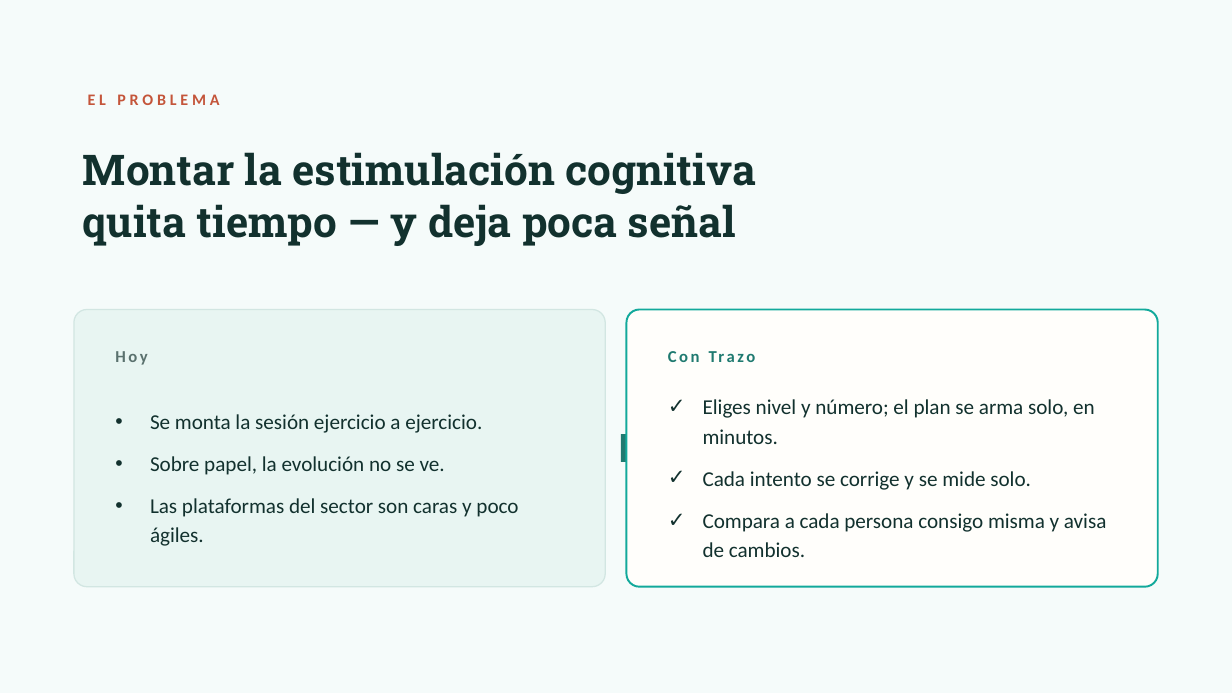
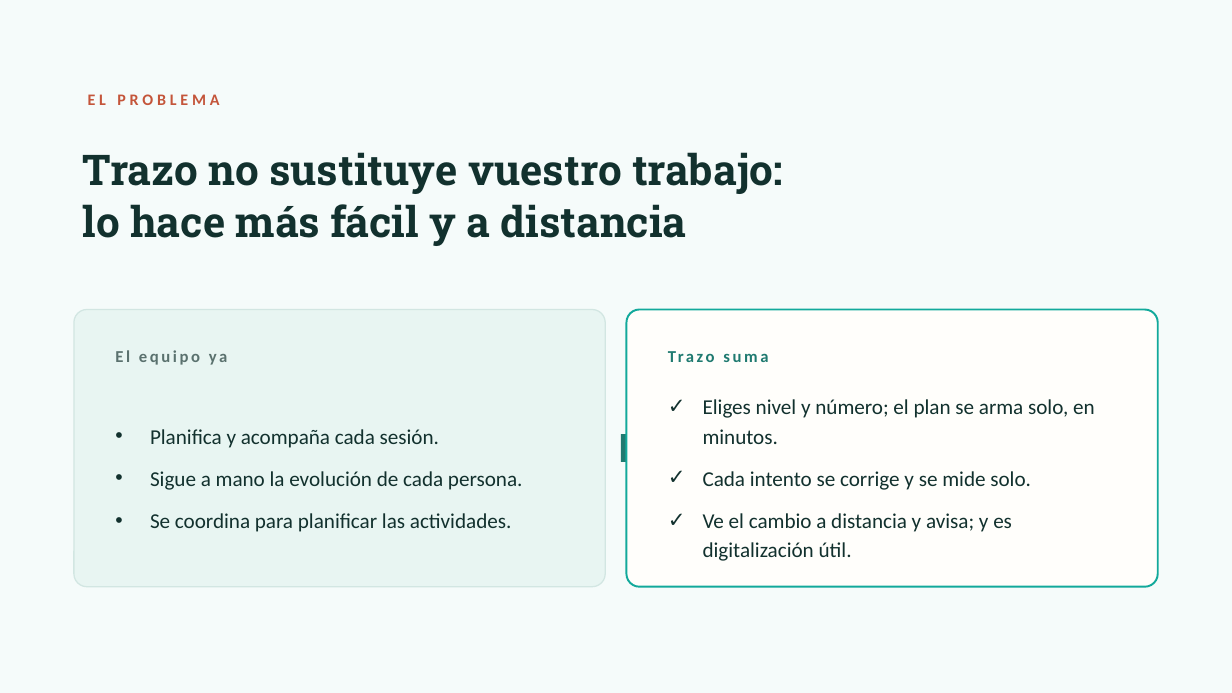
Before and after one commit to Sausf93/Trazo, a slide deck: slide 2 of docs/Trazo-Presentacion.pptx. Drawn at 1232x693 pixels with LibreOffice and Linux fonts; fonts in the diff are those of the drawing. Boxes give left, top, right and bottom in pixels: in the first picture for what was removed or moved away, otherwise in the second. Text is boxed around its words. In the diff, an @@ line names an element or a change of style, - is before the commit and + after.

```diff
--- a/docs/Trazo-Presentacion.pptx
+++ b/docs/Trazo-Presentacion.pptx
@@ text at [83,152,783,246]: text changed @@
-Montar la estimulación cognitiva
-quita tiempo — y deja poca señal
+Trazo no sustituye vuestro trabajo:
+lo hace más fácil y a distancia
@@ text at [115,350,227,365]: text changed @@
-Hoy
+El equipo ya
@@ text at [659,337,1029,374]: text changed @@
-Con Trazo
+Trazo suma
@@ text at [150,429,522,532]: text changed @@
-• Se monta la sesión ejercicio a ejercicio.
-• Sobre papel, la evolución no se ve.
-• Las plataformas del sector son caras y poco ágiles.
+• Planifica y acompaña cada sesión.
+• Sigue a mano la evolución de cada persona.
+• Se coordina para planificar las actividades.
@@ text at [703,513,1012,561]: text changed @@
-✓ Compara a cada persona consigo misma y avisa de cambios.
+✓ Ve el cambio a distancia y avisa; y es digitalización útil.
```
Also in this commit, not shown: 4 other files.
